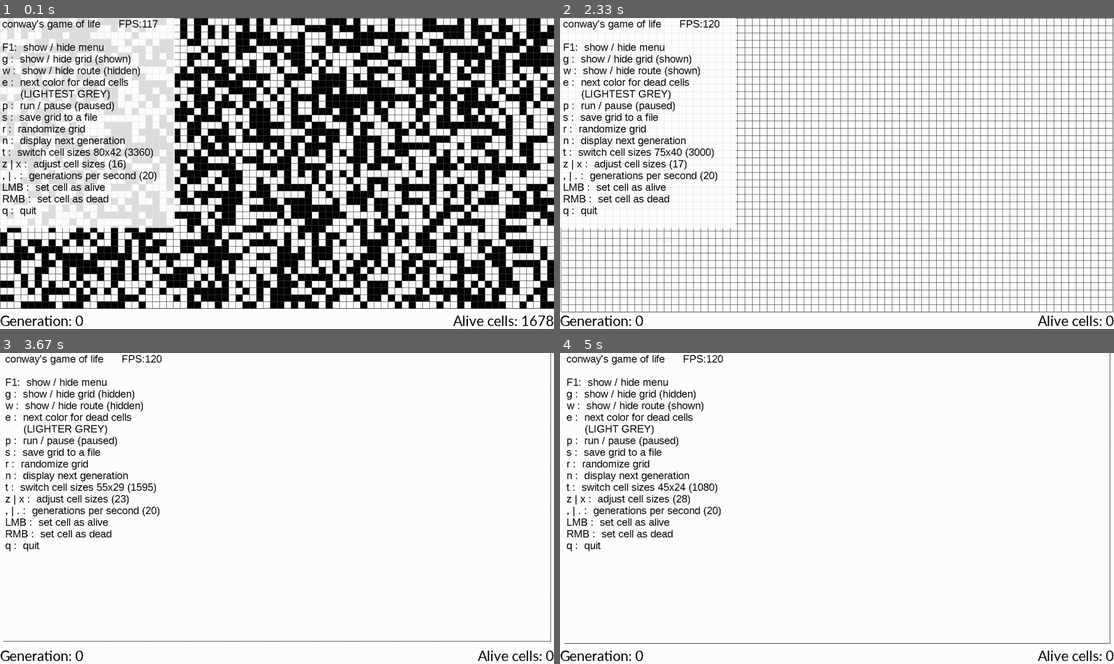
Above: before the commit, frames 1-4 (two rows, left to right).
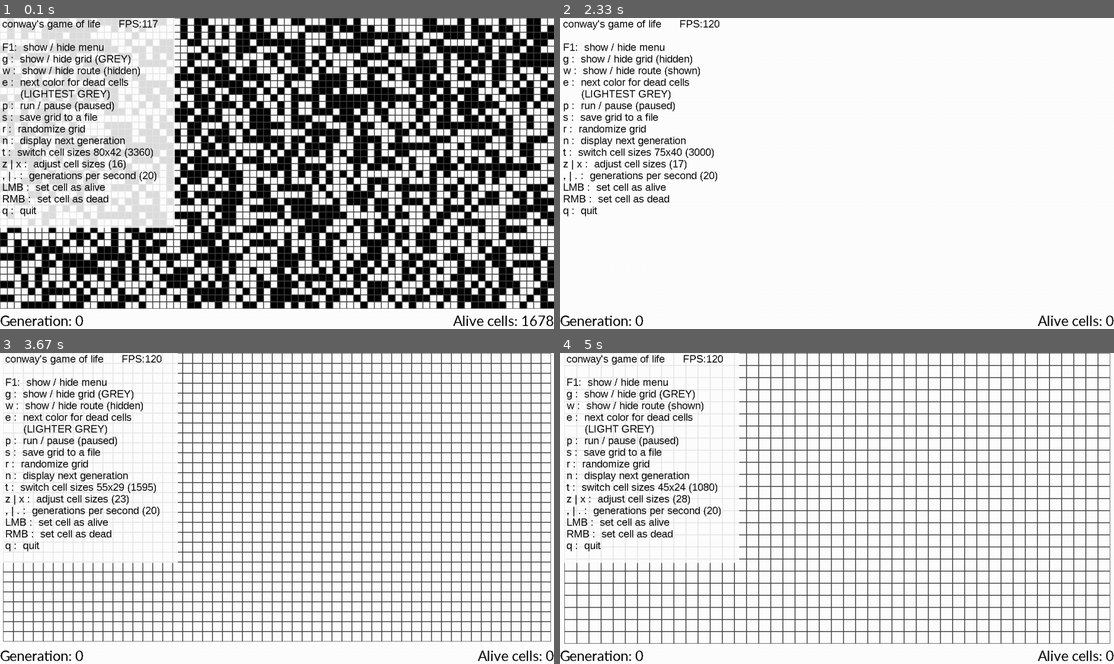
Above: after the commit, the same moments.

Repository: mzebrak/pygame-conways-game-of-life
Game: pygame game, started from game/__main__.py
Same seed, same stepped clock (60 frames per second), same inputs: the game is played once before the commit and once after it.
Inputs:
- Up to frame 1 (0.1 s): no input
- Up to frame 2 (2.33 s): tap C at 0.33 s; tap G at 0.67, 2.15 s; tap X at 1, 2.07 s; tap Z at 1.33 s; tap Ctrl at 1.67 s; hold W from 2 s (still down)
- Up to frame 3 (3.67 s): tap X at 2.37, 2.57, 2.87, 3.07, 3.37, 3.57 s; release W at 2.47 s; hold S 2.5-2.97 s; hold W 3-3.47 s; tap E at 3.15 s; hold S from 3.5 s (still down); tap G at 3.65 s
- Up to frame 4 (5 s): tap X at 3.87, 4.07, 4.37, 4.57, 4.87 s; release S at 3.97 s; hold W 4-4.47 s; hold S 4.5-4.97 s; tap E at 4.65 s

The runs differ from the first frame. In frame 1, 14% of the frame differs, in the area x 0-100%, y 0-94%; in frame 2, 16%; in frame 3, 18%, in the area x 0-100%, y 0-93%; in frame 4, 15%.

Commit message:
white grid and enum

Diff:
--- a/game/GameOfLife.py
+++ b/game/GameOfLife.py
@@ -28,13 +28,15 @@
         self.clock = pg.time.Clock()
         self.new_gen_event = pg.USEREVENT + 1
         pg.time.set_timer(self.new_gen_event, int(1000 / self.gens_per_sec))
-        self.dead_color = next(COLORS_CYCLE)
+        self.dead_color = next(DEAD_COLOR)
+        self.grid_color = next(GRID_COLOR)
         self.sprites = self.grid_width = self.grid_height = self.margin_x = self.grid_image = self.cells = \
-            self.generation = self.font_info = self.font_help = self.f1_menu_width = self.f1_line_height = None
+            self.generation = self.font_info = self.font_help = self.grid_lines = None
+        self.f1_menu_width = self.f1_line_height = 0
         self.show_route = False
-        self.show_grid = True
         self.show_menu = True
         self.paused = True
+        self.calculate_font_sizes()
         file and self.load_from_file(file)
         self.new(file=file)
 
@@ -90,7 +92,7 @@
                 f.write('\n')
         return filename
 
-    def new(self, action: str = None, file: str = None):
+    def new(self, action: Action = Action.INIT, file: str = None):
         """
         Called when it is necessary to recreate the grid
         :param action: This parameter is just passed to the create_list function
@@ -102,51 +104,49 @@
             self.grid_height = int((self.height - MENU_HEIGHT) / self.cell_size)
             self.create_list(action)
         self.margin_x = int((self.width - self.grid_width * self.cell_size) / 2)
-        self.grid_image = pg.Surface((self.grid_width * self.cell_size + 1, self.grid_height * self.cell_size + 1))
-        self.calculate_font_sizes()
+        self.grid_image = pg.Surface([self.grid_width * self.cell_size + 1, self.grid_height * self.cell_size + 1])
+        self.draw_grid(self.grid_color)
+        self.grid_image.fill(WHITE)
         self.screen.fill(WHITE)  # when size changed there might be black stripe
 
-    def create_list(self, action: str = None):
+    def create_list(self, action: Action):
         """
         Creates a list of Cell type objects, depending on the action - the old list could be copied
-        :param action: 'DECREASE'- when new grid will be smaller, 'INCREASE' - when new grid will be
-                        bigger or None/else if there is no need to copy Cell states of the old grid.
-        """
-        if action == 'INCREASE':
+        :param action: DECREASE- when new grid will be smaller, INCREASE - when new grid will be
+                        bigger or INIT if there is no need to copy Cell states of the old grid.
+        """
+        if action is Action.INIT:
+            # just create new list of cells with random states
+            self.cells = [[Cell(self, self.cell_size, x, y) for y in range(self.grid_height)]
+                          for x in range(self.grid_width)]
+            self.fill_grid()
+        elif action is Action.INCREASE:
             # extend the existing list by copying cells from the old list and adding new dead cells to the rest of
             # the indexes
             self.cells = [[Cell(self, self.cell_size, x, y, color=self.cells[x][y].color, alive=self.cells[x][y].alive)
                            if x < len(self.cells) and y < len(self.cells[0])
                            else Cell(self, self.cell_size, x, y, color=WHITE)
                            for y in range(self.grid_height)] for x in range(self.grid_width)]
-        elif action == 'DECREASE':
+        elif action is Action.DECREASE:
             # copy bigger list to the smaller one (so copies only cells which will fit into the new one) - by new lower
             # indexes - grid_width and grid_height
             self.cells = [[Cell(self, self.cell_size, x, y, color=self.cells[x][y].color, alive=self.cells[x][y].alive)
                            for y in range(self.grid_height)] for x in range(self.grid_width)]
-        else:
-            # just create new list of cells with random states
-            self.cells = [[Cell(self, self.cell_size, x, y) for y in range(self.grid_height)]
-                          for x in range(self.grid_width)]
-            self.fill_grid()
-
-    def fill_grid(self, value: int = None):
+
+    def fill_grid(self, action: Action = Action.RANDOMIZE):
         """
         Sets the entire grid to a single specified / random values
-        fill_grid(0)                   - all dead
-        fill_grid(1)                   - all alive
-        fill_grid() or fill_grid(None)  - randomize
-        :param value:  Value to set the cell to (0 or 1)
+        fill_grid(Action.RANDOMIZE)     - randomize
+        fill_grid(Action.CLEAR)         - set all cells dead
+        :param action:
         """
         self.generation = 0
         for x in range(self.grid_width):
             for y in range(self.grid_height):
-                if value is None:
+                if action is Action.RANDOMIZE:
                     self.cells[x][y].revive() if choice([0, 1]) == 1 else self.cells[x][y].kill()
-                elif value == 0:
+                elif action is Action.CLEAR:
                     self.cells[x][y].kill()
-                elif value == 1:
-                    self.cells[x][y].revive()
 
     def calculate_font_sizes(self):
         text_bottom = 'Generation: XXXXXX  Alive cells: XXXXXX'
@@ -154,29 +154,36 @@
 
         size = MENU_HEIGHT
         while True:
-            self.font_info = pg.font.SysFont(FONT, int(size))
+            self.font_info = pg.font.SysFont(FONT, size)
             text_width, text_height = self.font_info.size(text_bottom)
             if text_width < self.width and text_height < MENU_HEIGHT:
                 break
             size -= 1
 
-        div = 2
+        size = int(self.height * 6 / 8 / 18)
         while True:
-            self.font_help = pg.font.SysFont(FONT_MENU, int(self.height / div))
+            self.font_help = pg.font.SysFont(FONT_MENU, size)
             self.f1_menu_width, self.f1_line_height = self.font_help.size(text_help)
             if self.f1_menu_width < self.width / 3 and self.f1_line_height * 18 < self.height * 6 / 8:
                 break
-            div += 1
-
-    def draw_grid(self):
+            size -= 1
+
+    def draw_grid(self, color=GREY):
         """
         Draw the additional grid/net
-        """
+        :param color: color of the drawn lines
+        """
+        self.grid_lines = pg.Surface([self.grid_width * self.cell_size + 1, self.grid_height * self.cell_size + 1],
+                                     SRCALPHA)
+        self.grid_lines.fill(WHITE + (0,))
         width, height = self.grid_width * self.cell_size, self.grid_height * self.cell_size
-        for x in range(0, width, self.cell_size):
-            pg.draw.line(self.grid_image, GREY, (x, 0), (x, height))
-        for y in range(0, height, self.cell_size):
-            pg.draw.line(self.grid_image, GREY, (0, y), (width, y))
+
+        for x in range(0, width + 1, self.cell_size):
+            pg.draw.line(self.grid_lines, color, (x, 0), (x, height))
+            pg.draw.line(self.grid_lines, color, (x + 1, 0), (x + 1, height)) if x > 0 else None
+        for y in range(0, height + 1, self.cell_size):
+            pg.draw.line(self.grid_lines, color, (0, y), (width, y))
+            pg.draw.line(self.grid_lines, color, (0, y + 1), (width, y + 1)) if y > 0 else None
 
     def draw_info(self, color=BLACK, background=WHITE):
         """
@@ -201,20 +208,24 @@
         blit_line = lambda pos, text: \
             menu_bg.blit(self.font_help.render(text, False, color), (5, self.f1_line_height * pos))
 
-        menu_bg = pg.Surface([self.f1_menu_width, self.f1_line_height * 18], pg.SRCALPHA)
+        menu_bg = pg.Surface([self.f1_menu_width, self.f1_line_height * 18], SRCALPHA)
         menu_bg.fill(background)
 
-        color_names = {WHITE: 'WHITE',
+        dead_colors = {WHITE: 'WHITE',
                        LIGHTEST_GREY: 'LIGHTEST GREY',
                        LIGHTER_GREY: 'LIGHTER GREY',
                        LIGHT_GREY: 'LIGHT GREY'}
+        grid_colors = {False: 'hidden',
+                       GREY: 'GREY',
+                       WHITE: 'WHITE'
+                       }
 
         blit_line(0, f'{TITLE}      FPS:{round(self.clock.get_fps())}')
         blit_line(2, f'F1:  show / hide menu')
-        blit_line(3, f'g :  show / hide grid ({"shown" if self.show_grid else "hidden"})')
+        blit_line(3, f'g :  show / hide grid ({grid_colors[self.grid_color]})')
         blit_line(4, f'w :  show / hide route ({"shown" if self.show_route else "hidden"})')
         blit_line(5, f'e :  next color for dead cells')
-        blit_line(6, f'      ({color_names[self.dead_color]})')
+        blit_line(6, f'      ({dead_colors[self.dead_color]})')
         blit_line(7, f'p :  run / pause ({"paused" if self.paused else "running"})')
         blit_line(8, f's :  save grid to a file')
         blit_line(9, f'r :  randomize grid')
@@ -234,7 +245,7 @@
         A function that draws everything on the screen - sprites, grid, help menu and info
         """
         self.sprites.draw(self.grid_image)
-        self.show_grid and self.draw_grid()
+        self.grid_color and self.grid_image.blit(self.grid_lines, (0, 0))
         self.show_menu and self.draw_menu()
         self.screen.blit(self.grid_image, (self.margin_x, 0))
         self.draw_info()
@@ -324,58 +335,45 @@
             self.show_route = not self.show_route
         elif event.key == pg.K_e:
             print("'e' pressed! - next color for dead cells")
-            self.dead_color = next(COLORS_CYCLE)
+            self.dead_color = next(DEAD_COLOR)
         elif self.paused and event.key == pg.K_n:
             print("'n' pressed! - displaying next generation")
             self.update_generation()
         elif event.key == pg.K_c:
-            print("'c' pressed! - clearing active grid")
-            self.fill_grid(0)
+            print("'c' pressed! - clearing grid")
+            self.fill_grid(Action.CLEAR)
         elif event.key == pg.K_t:
             print("'t' pressed! - changing cell size")
             self.cell_size = next(CELL_SIZES)
             self.new()
         elif event.key == pg.K_g:
             print("'g' pressed! - toggling grid")
-            self.show_grid = not self.show_grid
+            self.grid_color = next(GRID_COLOR)
+            self.draw_grid(self.grid_color)
         elif event.key == pg.K_x:
-            print("'x' pressed! - cell size increased")
             self.increase_cell_size()
         elif event.key == pg.K_z:
-            print("'z' pressed! - cell size decreased")
             self.decrease_cell_size()
         elif event.key == pg.K_F1:
             print("'F1' pressed! - toggling menu view")
             self.show_menu = not self.show_menu
         elif event.key == pg.K_s:
             print(f"'s' pressed ! - saved to file  '{self.save_to_file()}'")
-        elif event.unicode == ",":
-            print("',' pressed! - generations per second decreased")
+        elif event.unicode == ',':
             self.decrease_gens_per_sec()
-        elif event.unicode == ".":
-            print("'.' pressed! - generations per second increased")
+        elif event.unicode == '.':
             self.increase_gens_per_sec()
 
-    def handle_mouse_scroll(self, button: int, zoom: bool = False):
+    def handle_mouse_scroll(self, button: int, ctrl: bool = False):
         """
         This function handles all the events related to the mouse scroll
         :param button: scrolling up / down
-        :param zoom: if True then CTRL is also pressed and it should zoom instead of changing gens per sec
+        :param ctrl: if True then CTRL is also pressed and it should zoom instead of changing gens per sec
         """
         if button == WHEEL_UP:
-            if zoom:
-                print("'CTRL' and 'WHEEL_UP'! -cell size increased")
-                self.increase_cell_size()
-            else:
-                print("'WHEEL_UP'! - generations per second increased")
-                self.increase_gens_per_sec()
+            self.increase_cell_size() if ctrl else self.increase_gens_per_sec()
         elif button == WHEEL_DOWN:
-            if zoom:
-                print("'CTRL' and 'WHEEL_DOWN'! -cell size decreased")
-                self.decrease_cell_size()
-            else:
-                print("'WHEEL_DOWN'! - generations per second decreased")
-                self.decrease_gens_per_sec()
+            self.decrease_cell_size() if ctrl else self.decrease_gens_per_sec()
 
     def handle_mouse_buttons(self, event: pg.event.Event, button: (bool, bool, bool)):
         """
@@ -412,13 +410,14 @@
                 self.width = MIN_WIDTH if event.w < MIN_WIDTH else event.w
                 self.height = MIN_HEIGHT if event.h < MIN_HEIGHT else event.h
                 self.screen = pg.display.set_mode((self.width, self.height), HWSURFACE | DOUBLEBUF | RESIZABLE)
-                (width_before < self.width or height_before < self.height) and self.new(action="INCREASE")
-                (width_before > self.width or height_before > self.grid_height) and self.new(action="DECREASE")
+                (width_before < self.width or height_before < self.height) and self.new(action=Action.INCREASE)
+                (width_before > self.width or height_before > self.grid_height) and self.new(action=Action.DECREASE)
+                self.calculate_font_sizes()
             elif event.type == KEYDOWN:
                 self.handle_keys(event)
             elif (keys := pg.key.get_pressed()) and (keys[pg.K_LCTRL] or keys[pg.K_RCTRL]):
                 if event.type == MOUSEBUTTONDOWN and (event.button == WHEEL_DOWN or event.button == WHEEL_UP):
-                    self.handle_mouse_scroll(event.button, zoom=True)
+                    self.handle_mouse_scroll(event.button, ctrl=True)
                     continue
             elif button := pg.mouse.get_pressed(num_buttons=3):
                 if event.type == MOUSEBUTTONDOWN and (event.button == WHEEL_DOWN or event.button == WHEEL_UP):
@@ -426,20 +425,28 @@
                 self.handle_mouse_buttons(event, button)
 
     def increase_gens_per_sec(self):
-        self.gens_per_sec += CHANGE_GENS_PER_SEC if self.gens_per_sec <= (MAX_GENS_PER_SEC - CHANGE_GENS_PER_SEC) else 0
-        pg.time.set_timer(self.new_gen_event, int(1000 / self.gens_per_sec))
+        if self.gens_per_sec <= (MAX_GENS_PER_SEC - CHANGE_GENS_PER_SEC):
+            print('Generations per second increased!')
+            self.gens_per_sec += CHANGE_GENS_PER_SEC
+            pg.time.set_timer(self.new_gen_event, int(1000 / self.gens_per_sec))
 
     def decrease_gens_per_sec(self):
-        self.gens_per_sec -= CHANGE_GENS_PER_SEC if self.gens_per_sec >= (MIN_GENS_PER_SEC + CHANGE_GENS_PER_SEC) else 0
-        pg.time.set_timer(self.new_gen_event, int(1000 / self.gens_per_sec))
+        if self.gens_per_sec >= (MIN_GENS_PER_SEC + CHANGE_GENS_PER_SEC):
+            print('Generations per second decreased!')
+            self.gens_per_sec -= CHANGE_GENS_PER_SEC
+            pg.time.set_timer(self.new_gen_event, int(1000 / self.gens_per_sec))
 
     def increase_cell_size(self):
-        self.cell_size += CHANGE_CELL_SIZE if self.cell_size <= (MAX_CELL_SIZE - CHANGE_CELL_SIZE) else 0
-        self.new(action='DECREASE')
+        if self.cell_size <= (MAX_CELL_SIZE - CHANGE_CELL_SIZE):
+            print('Cell size increased!')
+            self.cell_size += CHANGE_CELL_SIZE
+            self.new(action=Action.DECREASE)
 
     def decrease_cell_size(self):
-        self.cell_size -= CHANGE_CELL_SIZE if self.cell_size >= (MIN_CELL_SIZE + CHANGE_CELL_SIZE) else 0
-        self.new(action='INCREASE')
+        if self.cell_size >= (MIN_CELL_SIZE + CHANGE_CELL_SIZE):
+            print('Cell size decreased!')
+            self.cell_size -= CHANGE_CELL_SIZE
+            self.new(action=Action.INCREASE)
 
     def run(self):
         """
--- a/game/Settings.py
+++ b/game/Settings.py
@@ -1,9 +1,12 @@
 import pygame as pg
-from pygame import RESIZABLE, DOUBLEBUF, HWSURFACE, VIDEORESIZE, QUIT, KEYDOWN, MOUSEBUTTONDOWN
+from pygame import RESIZABLE, DOUBLEBUF, HWSURFACE, VIDEORESIZE, QUIT, KEYDOWN, MOUSEBUTTONDOWN, SRCALPHA
 from itertools import cycle
 from random import choice
 from datetime import datetime
 from pathlib import Path
+from enum import Enum
+
+Action = Enum('Action', 'INIT, INCREASE, DECREASE, RANDOMIZE, CLEAR')
 
 # Colors
 WHITE = (255, 255, 255)
@@ -13,8 +16,11 @@
 GREY = (64, 64, 64)
 BLACK = (0, 0, 0)
 
-COLORS = [LIGHTEST_GREY, LIGHTER_GREY, LIGHT_GREY, WHITE]
-COLORS_CYCLE = cycle(COLORS)
+DEAD_COLORS = [LIGHTEST_GREY, LIGHTER_GREY, LIGHT_GREY, WHITE]
+DEAD_COLOR = cycle(DEAD_COLORS)
+
+GRID_COLORS = [GREY, WHITE, False]
+GRID_COLOR = cycle(GRID_COLORS)
 
 # Game settings
 FPS = 144
Not shown, changed: README.md
